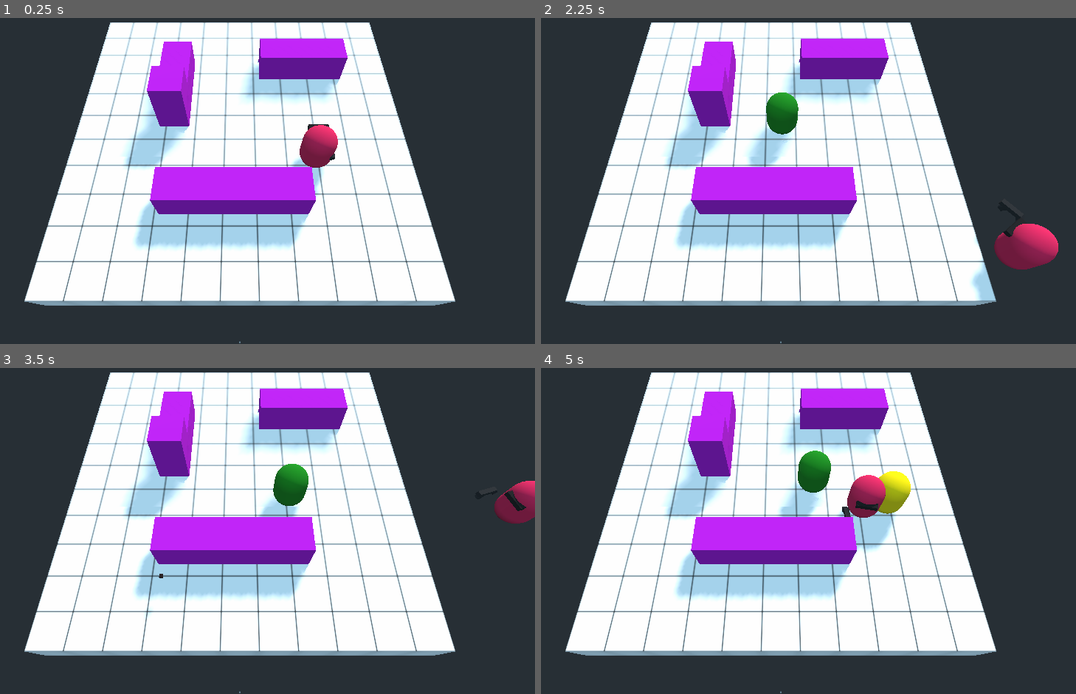
Above: before the commit, frames 1-4 (two rows, left to right).
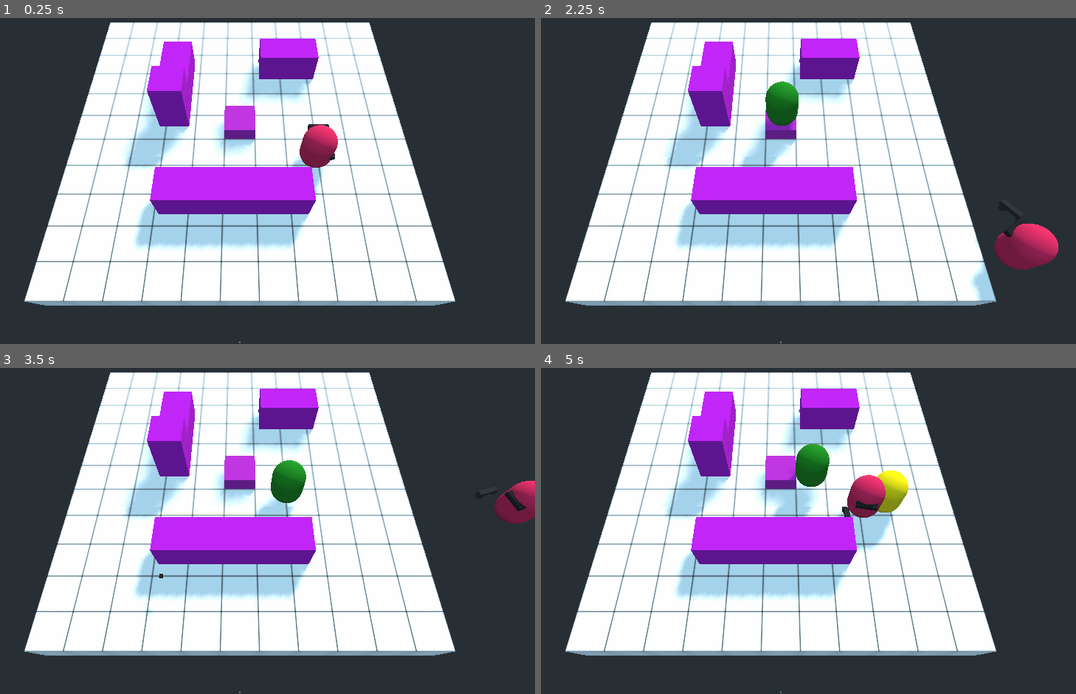
Above: after the commit, the same moments.

Repository: Boyquotes/Godot-3D-Top-Down-Shooter
Game: Godot game, scene res://Level/Level.tscn
Two runs of this game, one before a commit and one after it. Both use one fixed random seed, a clock stepped at 60 frames per second and the inputs below. The engine's default icon, where the game draws it, is replaced by a stand-in: a white triangle on a blue panel in a dark square.
Inputs (mouse positions are in pixels of both pictures, inside the frame that each line leads up to):
- Up to frame 1 (0.25 s): no input
- Up to frame 2 (2.25 s): tap Enter at 0.5 s; move the mouse to (910, 154) at 0.52 s; hold Right (ui_right) 0.53-1.28 s; hold Shift (bottom) 0.53-1.28 s; tap Space (jump) at 0.77, 1.52 s; move the mouse to (664, 187) at 1.27 s; hold Down (ui_down) 1.28-2.03 s; click (664, 187) at 1.35 s; move the mouse to (840, 96) at 2.02 s; hold Right (ui_right) from 2.03 s (still down); hold Shift (bottom) from 2.03 s (still down)
- Up to frame 3 (3.5 s): move the mouse to (208, 589) at 2.77 s; release Right (ui_right) at 2.78 s; release Shift (bottom) at 2.78 s; hold Up (ui_up) from 2.78 s (still down); click (208, 589) at 2.85 s; tap Space (jump) at 3.02 s
- Up to frame 4 (5 s): move the mouse to (958, 573) at 3.52 s; release Up (ui_up) at 3.53 s; hold Shift (bottom) 3.53-4.28 s; hold Left (ui_left) from 3.53 s (still down); tap Space (jump) at 3.77, 4.52 s; move the mouse to (605, 469) at 4.27 s; click (605, 469) at 4.35 s

The runs differ from the first frame. In frame 1, 1.9% of the frame differs, in the area x 40-65%, y 6-43%; in frame 2, 1.9%; in frame 3, 2.2%; in frame 4, 2.7%, in the area x 40-70%, y 6-56%.

Commit message:
LevelGenerator + ShaderMaterial

Diff:
--- a/Godot 3D Top Down/Level/Level.tscn
+++ b/Godot 3D Top Down/Level/Level.tscn
@@ -1,12 +1,13 @@
-[gd_scene load_steps=9 format=2]
+[gd_scene load_steps=10 format=2]
 
 [ext_resource path="res://Player/Player.tscn" type="PackedScene" id=1]
 [ext_resource path="res://Main.gd" type="Script" id=2]
-[ext_resource path="res://Level/Materials/LevelGrid.tres" type="Material" id=3]
+[ext_resource path="res://Level/LevelGenerator/Ground.tscn" type="PackedScene" id=3]
 [ext_resource path="res://Level/Materials/ObstacleMaterial.tres" type="Material" id=4]
 [ext_resource path="res://Enemy/Enemy.tscn" type="PackedScene" id=5]
 [ext_resource path="res://Spawning/Spawner.gd" type="Script" id=6]
 [ext_resource path="res://Spawning/Wave.gd" type="Script" id=7]
+[ext_resource path="res://Level/LevelGenerator/Obstacle.tscn" type="PackedScene" id=8]
 
 [sub_resource type="NavigationMesh" id=1]
 vertices = PoolVector3Array( -3.8, 1.4, 2.5, -3.8, 1.4, 1.6, -5.9, 1.4, 1.6, -5.9, 1.4, 2.8, -9.5, 1.4, -2.9, -7.1, 1.4 …(1437 unchanged characters)…
@@ -35,13 +36,7 @@
 [node name="NavigationMeshInstance" type="NavigationMeshInstance" parent="Navigation"]
 navmesh = SubResource( 1 )
 
-[node name="Ground" type="CSGBox" parent="Navigation/NavigationMeshInstance"]
-transform = Transform( 1, 0, 0, 0, 1, 0, 0, 0, 1, 0, -1, 0 )
-use_collision = true
-collision_layer = 9
-width = 22.0
-depth = 22.0
-material = ExtResource( 3 )
+[node name="Ground" parent="Navigation/NavigationMeshInstance" instance=ExtResource( 3 )]
 
 [node name="Boxs" type="Node" parent="Navigation/NavigationMeshInstance"]
 
@@ -61,10 +56,7 @@
 use_collision = true
 material = ExtResource( 4 )
 
-[node name="CSGBox4" type="CSGBox" parent="Navigation/NavigationMeshInstance/Boxs"]
-transform = Transform( 1, 0, 0, 0, 1, 0, 0, 0, 1, 6.43786, 1.04202, -5.38952 )
-use_collision = true
-material = ExtResource( 4 )
+[node name="CSGBox4" parent="Navigation/NavigationMeshInstance/Boxs" instance=ExtResource( 8 )]
 
 [node name="CSGBox5" type="CSGBox" parent="Navigation/NavigationMeshInstance/Boxs"]
 transform = Transform( 1, 0, 0, 0, 1, 0, 0, 0, 1, 4.4396, 1.04202, -5.38952 )
--- /dev/null
+++ b/Godot 3D Top Down/Level/LevelGenerator/FGBGShaderMaterial.tres
@@ -0,0 +1,140 @@
+[gd_resource type="ShaderMaterial" load_steps=14 format=2]
+
+[sub_resource type="VisualShaderNodeScalarUniform" id=10]
+uniform_name = "LevelDepth"
+
+[sub_resource type="VisualShaderNodeInput" id=1]
+input_name = "color"
+
+[sub_resource type="VisualShaderNodeVectorDecompose" id=2]
+
+[sub_resource type="VisualShaderNodeColorUniform" id=3]
+uniform_name = "ForegroundColor"
+
+[sub_resource type="VisualShaderNodeColorUniform" id=4]
+uniform_name = "BackgroundColor"
+
+[sub_resource type="VisualShaderNodeVectorScalarMix" id=5]
+default_input_values = [ 0, Vector3( 0, 0, 0 ), 1, Vector3( 1, 1, 1 ), 2, 0.0 ]
+
+[sub_resource type="VisualShaderNodeScalarOp" id=11]
+default_input_values = [ 0, 0.0, 1, 22.0 ]
+operator = 3
+
+[sub_resource type="VisualShaderNodeScalarOp" id=12]
+default_input_values = [ 0, 0.0, 1, 0.5 ]
+
+[sub_resource type="VisualShaderNodeInput" id=6]
+input_name = "vertex"
+
+[sub_resource type="VisualShaderNodeInput" id=7]
+input_name = "world"
+
+[sub_resource type="VisualShaderNodeTransformVecMult" id=8]
+
+[sub_resource type="VisualShaderNodeVectorOp" id=13]
+operator = 1
+
+[sub_resource type="VisualShader" id=9]
+code = "shader_type spatial;
+render_mode specular_schlick_ggx;
+
+uniform vec4 BackgroundColor : hint_color;
+uniform vec4 ForegroundColor : hint_color;
+uniform float LevelDepth;
+
+
+
+void vertex() {
+// Input:3
+	mat4 n_out3p0 = WORLD_MATRIX;
+
+// Input:2
+	vec3 n_out2p0 = VERTEX;
+
+// TransformVectorMult:4
+	vec3 n_out4p0 = (n_out3p0 * vec4(n_out2p0, 1.0)).xyz;
+
+// VectorOp:5
+	vec3 n_out5p0 = n_out4p0 - n_out2p0;
+
+// Output:0
+	COLOR.rgb = n_out5p0;
+
+}
+
+void fragment() {
+// ColorUniform:6
+	vec3 n_out6p0 = BackgroundColor.rgb;
+	float n_out6p1 = BackgroundColor.a;
+
+// ColorUniform:5
+	vec3 n_out5p0 = ForegroundColor.rgb;
+	float n_out5p1 = ForegroundColor.a;
+
+// Input:3
+	vec3 n_out3p0 = COLOR.rgb;
+
+// VectorDecompose:4
+	float n_out4p0 = n_out3p0.x;
+	float n_out4p1 = n_out3p0.y;
+	float n_out4p2 = n_out3p0.z;
+
+// ScalarUniform:10
+	float n_out10p0 = LevelDepth;
+
+// ScalarOp:8
+	float n_out8p0 = n_out4p2 / n_out10p0;
+
+// ScalarOp:9
+	float n_in9p1 = 0.50000;
+	float n_out9p0 = n_out8p0 + n_in9p1;
+
+// VectorScalarMix:7
+	vec3 n_out7p0 = mix(n_out6p0, n_out5p0, n_out9p0);
+
+// Output:0
+	ALBEDO = n_out7p0;
+
+}
+
+void light() {
+// Output:0
+
+}
+"
+graph_offset = Vector2( 165, -62.5 )
+nodes/vertex/0/position = Vector2( 1060, 120 )
+nodes/vertex/2/node = SubResource( 6 )
+nodes/vertex/2/position = Vector2( 400, 260 )
+nodes/vertex/3/node = SubResource( 7 )
+nodes/vertex/3/position = Vector2( 400, 160 )
+nodes/vertex/4/node = SubResource( 8 )
+nodes/vertex/4/position = Vector2( 600, 160 )
+nodes/vertex/5/node = SubResource( 13 )
+nodes/vertex/5/position = Vector2( 860, 220 )
+nodes/vertex/connections = PoolIntArray( 3, 0, 4, 0, 2, 0, 4, 1, 4, 0, 5, 0, 2, 0, 5, 1, 5, 0, 0, 6 )
+nodes/fragment/0/position = Vector2( 1280, 120 )
+nodes/fragment/3/node = SubResource( 1 )
+nodes/fragment/3/position = Vector2( 220, 280 )
+nodes/fragment/4/node = SubResource( 2 )
+nodes/fragment/4/position = Vector2( 400, 280 )
+nodes/fragment/5/node = SubResource( 3 )
+nodes/fragment/5/position = Vector2( 420, 160 )
+nodes/fragment/6/node = SubResource( 4 )
+nodes/fragment/6/position = Vector2( 420, 40 )
+nodes/fragment/7/node = SubResource( 5 )
+nodes/fragment/7/position = Vector2( 1080, 120 )
+nodes/fragment/8/node = SubResource( 11 )
+nodes/fragment/8/position = Vector2( 760, 280 )
+nodes/fragment/9/node = SubResource( 12 )
+nodes/fragment/9/position = Vector2( 920, 220 )
+nodes/fragment/10/node = SubResource( 10 )
+nodes/fragment/10/position = Vector2( 420, 400 )
+nodes/fragment/connections = PoolIntArray( 7, 0, 0, 0, 5, 0, 7, 1, 6, 0, 7, 0, 3, 0, 4, 0, 4, 2, 8, 0, 8, 0, 9, 0, 9, 0, 7, 2, 10, 0, 8, 1 )
+
+[resource]
+shader = SubResource( 9 )
+shader_param/BackgroundColor = Color( 0, 0.227451, 1, 1 )
+shader_param/ForegroundColor = Color( 1, 0, 0, 1 )
+shader_param/LevelDepth = 22.0
--- /dev/null
+++ b/Godot 3D Top Down/Level/LevelGenerator/Ground.tscn
@@ -0,0 +1,11 @@
+[gd_scene load_steps=2 format=2]
+
+[ext_resource path="res://Level/Materials/LevelGrid.tres" type="Material" id=1]
+
+[node name="Ground" type="CSGBox"]
+transform = Transform( 1, 0, 0, 0, 1, 0, 0, 0, 1, 0, -1, 0 )
+use_collision = true
+collision_layer = 9
+width = 22.0
+depth = 22.0
+material = ExtResource( 1 )
--- /dev/null
+++ b/Godot 3D Top Down/Level/LevelGenerator/LevelGenerator.gd
@@ -0,0 +1,152 @@
+tool
+extends Spatial
+
+export var GroundScene: PackedScene
+export var ObstacleScene: PackedScene
+
+var shader_material: ShaderMaterial
+
+export (int, 1, 21) var map_width = 11 setget set_width
+export (int, 1, 15) var map_depth = 11 setget set_depth
+
+export (float, 0, 1, 0.05) var obstacle_density = 0.2 setget set_obstacle_density
+
+export (float, 1, 5) var obstacle_min_height = 1 setget set_obs_min_height
+export (float, 1, 5) var obstacle_max_height = 5 setget set_obs_max_height
+
+export (Color) var foreground_color: Color setget set_fore_color
+export (Color) var background_color: Color setget set_back_color
+
+export (int) var rng_seed = 12345 setget set_seed
+
+var map_coords_array := []
+var map_center: Coord
+
+class Coord:
+	var x: int
+	var z: int
+
+# warning-ignore:shadowed_variable
+# warning-ignore:shadowed_variable
+	func _init(x, z):
+		self.x = x
+		self.z = z
+
+	func _to_string() -> String:
+		return "(" + str(x) + "," + str(z) + ")"
+
+	func equals(coord):
+		return coord.x == self.x and coord.z == self.z
+
+func _ready() -> void:
+	generate_map()
+
+func set_fore_color(var new_value):
+	foreground_color = new_value
+	generate_map()
+
+func set_back_color(var new_value):
+	background_color = new_value
+	generate_map()
+
+func set_obs_max_height(var new_value):
+	obstacle_max_height = max(new_value, obstacle_min_height)
+	generate_map()
+
+func set_obs_min_height(var new_value):
+	obstacle_min_height = min(new_value, obstacle_max_height)
+	generate_map()
+
+func set_seed(var new_value):
+	rng_seed = new_value
+	generate_map()
+
+func set_width(var new_value):
+	map_width = make_odd(new_value, map_width)
+	update_map_center()
+	generate_map()
+
+func set_depth(var new_value):
+	map_depth = make_odd(new_value, map_depth)
+	update_map_center()
+	generate_map()
+
+func update_map_center():
+	map_center = Coord.new(map_width / 2, map_depth / 2)
+
+func set_obstacle_density(var new_value):
+	obstacle_density = new_value
+	generate_map()
+
+func make_odd(new_int, old_int):
+	if new_int % 2 == 0:
+		if new_int > old_int:
+			return new_int + 1
+		else:
+			return new_int - 1
+	else:
+		return new_int
+
+func fill_map_coords_array():
+	map_coords_array = []
+	for x in range (map_width):
+		for z in range (map_depth):
+			map_coords_array.append(Coord.new(x, z))
+
+func generate_map():
+	print("Generating Map...")
+	clear_map()
+	add_ground()
+	update_obstacle_material()
+	add_obstacles()
+
+func clear_map():
+	for node in get_children():
+		node.queue_free()
+
+func add_ground():
+	var ground: CSGBox = GroundScene.instance()
+	ground.width = map_width * 2
+	ground.depth = map_depth * 2
+	add_child(ground)
+
+func update_obstacle_material():
+	var temp_obstacle: CSGBox = ObstacleScene.instance()
+	shader_material = temp_obstacle.material as ShaderMaterial
+	shader_material.set_shader_param("ForegroundColor", foreground_color)
+	shader_material.set_shader_param("BackgroundColor", background_color)
+	shader_material.set_shader_param("LevelDepth", map_depth * 2)
+
+func add_obstacles():
+	fill_map_coords_array()
+#	print(map_coords_array)
+	seed(rng_seed)
+	map_coords_array.shuffle()
+#	print(map_coords_array)
+
+	var num_obstacles: int = map_coords_array.size() * obstacle_density
+	if num_obstacles > 0:
+		for coord in map_coords_array.slice(0, num_obstacles - 1):
+
+			if not map_center.equals(coord):
+				create_obstacle_at(coord.x, coord.z)
+
+func create_obstacle_at(x, z):
+	var obstacle_position = Vector3(x * 2, 0, z * 2)
+	obstacle_position += Vector3(-map_width + 1, 0, -map_depth + 1)
+	var new_obstacle: CSGBox = ObstacleScene.instance()
+	new_obstacle.height = get_obstacle_height()
+
+	# New Material and set it's color
+#	var new_material := SpatialMaterial.new()
+#	new_material.albedo_color = get_color_at_depth(z)
+#	new_obstacle.material = new_material
+
+	new_obstacle.transform.origin = obstacle_position + Vector3(0, new_obstacle.height / 2, 0)
+	add_child(new_obstacle)
+
+func get_obstacle_height():
+	return rand_range(obstacle_min_height, obstacle_max_height)
+
+func get_color_at_depth(z):
+	return background_color.linear_interpolate(foreground_color, float(z) / map_depth)
--- /dev/null
+++ b/Godot 3D Top Down/Level/LevelGenerator/LevelGenerator.tscn
@@ -0,0 +1,18 @@
+[gd_scene load_steps=4 format=2]
+
+[ext_resource path="res://Level/LevelGenerator/LevelGenerator.gd" type="Script" id=1]
+[ext_resource path="res://Level/LevelGenerator/Ground.tscn" type="PackedScene" id=2]
+[ext_resource path="res://Level/LevelGenerator/Obstacle.tscn" type="PackedScene" id=3]
+
+[node name="Map" type="Spatial"]
+script = ExtResource( 1 )
+GroundScene = ExtResource( 2 )
+ObstacleScene = ExtResource( 3 )
+map_width = 13
+map_depth = 15
+obstacle_density = 0.25
+obstacle_min_height = 1.962
+obstacle_max_height = 3.526
+foreground_color = Color( 0.0745098, 0.717647, 0.207843, 1 )
+background_color = Color( 0.0784314, 0.227451, 0.815686, 1 )
+rng_seed = 12420
--- /dev/null
+++ b/Godot 3D Top Down/Level/LevelGenerator/Obstacle.tscn
@@ -0,0 +1,7 @@
+[gd_scene load_steps=2 format=2]
+
+[ext_resource path="res://Level/LevelGenerator/FGBGShaderMaterial.tres" type="Material" id=1]
+
+[node name="CSGBox" type="CSGBox"]
+use_collision = true
+material = ExtResource( 1 )
--- a/Godot 3D Top Down/Level/Materials/LevelGrid.tres
+++ b/Godot 3D Top Down/Level/Materials/LevelGrid.tres
@@ -1,8 +1,6 @@
 [gd_resource type="SpatialMaterial" load_steps=2 format=2]
 
 [ext_resource path="res://Level/Images/ground_grid.png" type="Texture" id=1]
-
-
 
 [resource]
 flags_world_triplanar = true
